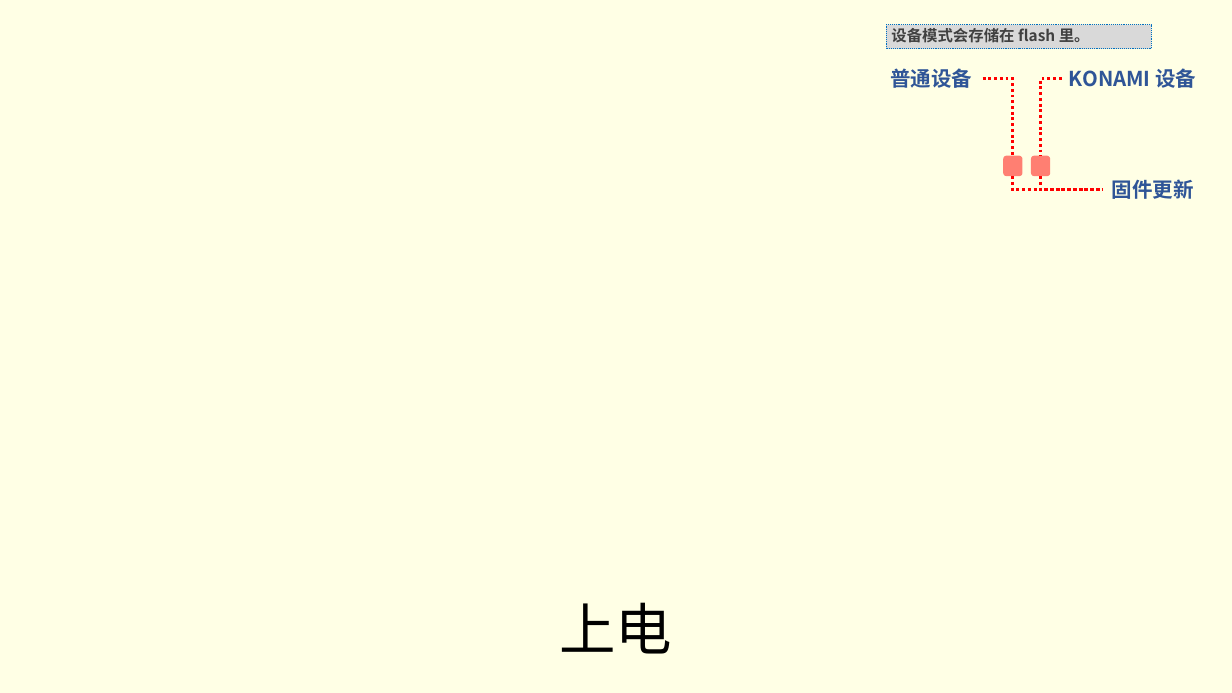
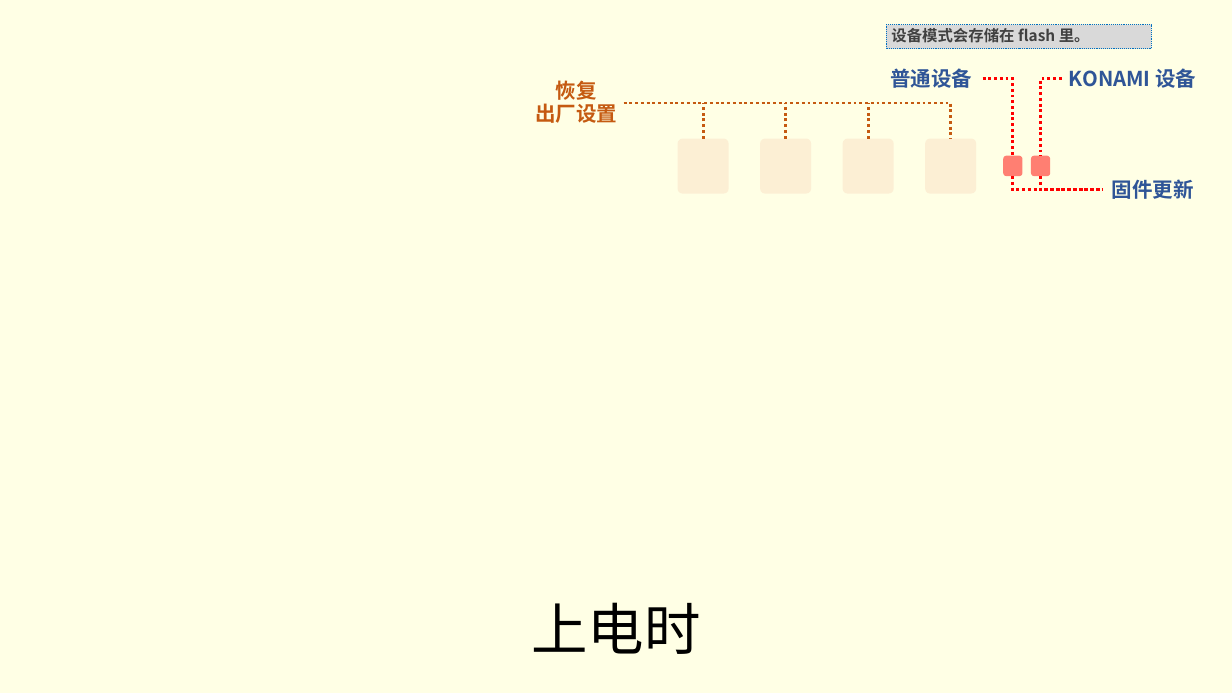
Before and after one commit to whowechina/iidx_pico, a slide deck: slide 10 of doc/IIDX_Pico_Manual.pptx. Drawn at 1232x693 pixels with LibreOffice and Linux fonts; fonts in the diff are those of the drawing; background and template pictures are left out. Boxes give left, top, right and bottom in pixels: in the first picture for what was removed or moved away, otherwise in the second. Text is boxed around its words. In the diff, an @@ line names an element or a change of style, - is before the commit and + after.

```diff
--- a/doc/IIDX_Pico_Manual.pptx
+++ b/doc/IIDX_Pico_Manual.pptx
@@ group added at [535, 80, 976, 194]: 4 rounded rectangles, 3 lines, 1 elbow line, 1 text @@
+恢复
+出厂设置
@@ title at [531, 602, 700, 654]: text changed @@
-上电
+上电时
```
Also in this commit, not shown: 2 other slides changed, 5 other files.
